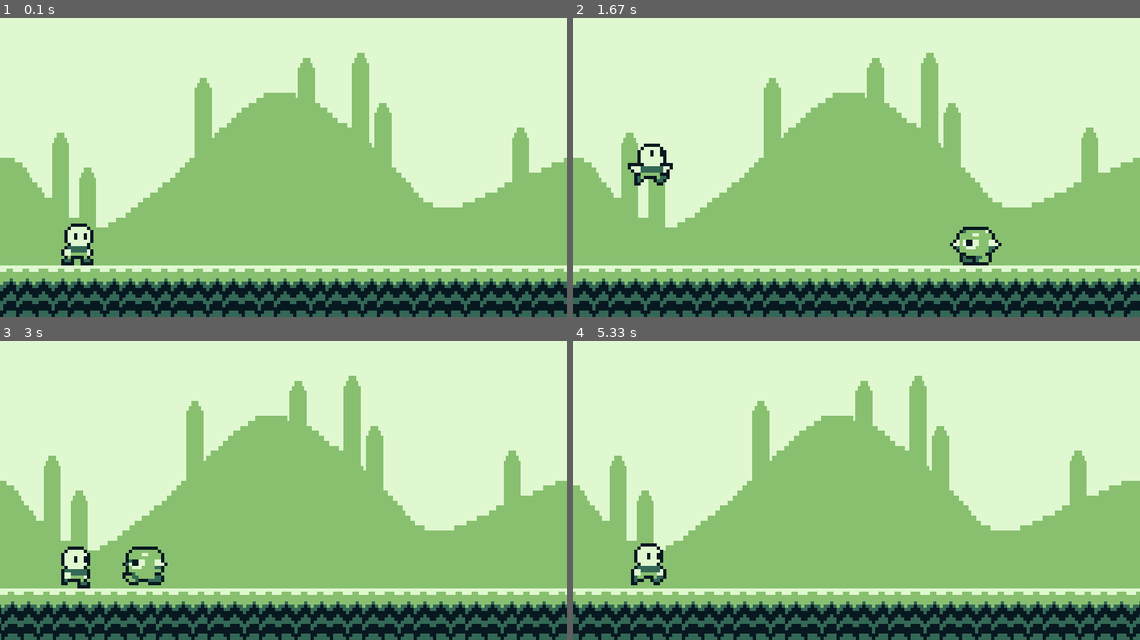
Above: before the commit, frames 1-4 (two rows, left to right).
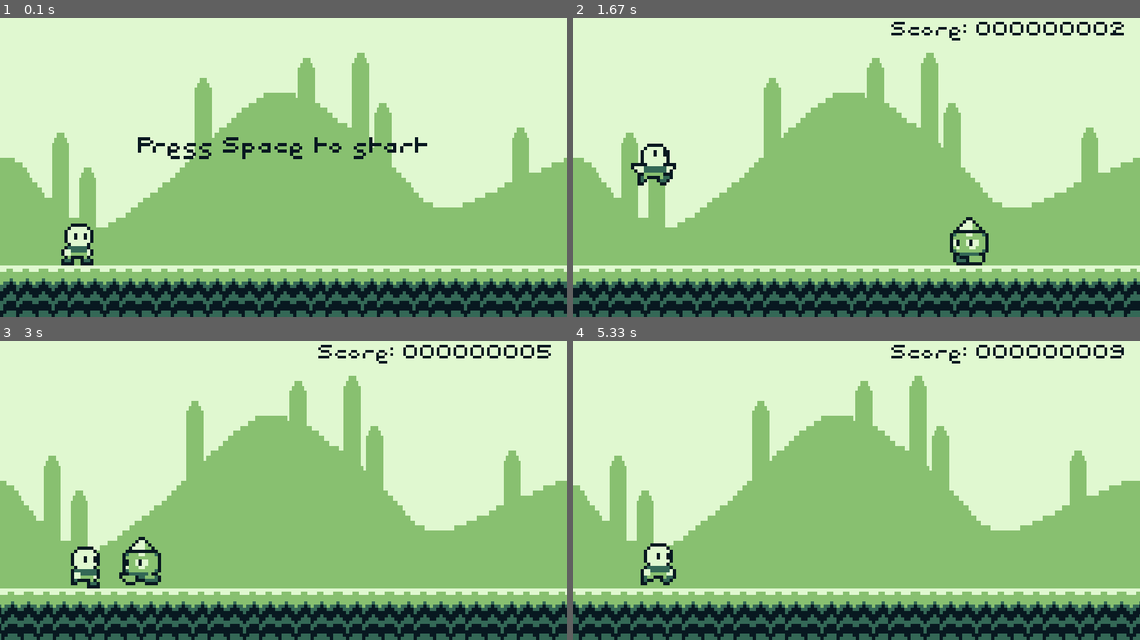
Above: after the commit, the same moments.

Repository: jperelygin/pygame_practice
Game: pygame game, started from beware_the_night/Game.py
Two runs of this game, one before a commit and one after it. Both use one fixed random seed, a clock stepped at 60 frames per second and the inputs below.
Inputs:
- Up to frame 1 (0.1 s): no input
- Up to frame 2 (1.67 s): tap Space at 0.33, 1.23, 1.53 s
- Up to frame 3 (3 s): tap Space at 2.23, 2.53, 2.8 s
- Up to frame 4 (5.33 s): tap Space at 3.13, 3.43, 3.57, 3.97, 4.27, 4.63, 5.03 s

The runs differ from the first frame. In frame 1, 0.9% of the frame differs, in the area x 24-76%, y 39-48%; in frame 2, 1.7%; in frame 3, 1.9%, in the area x 10-98%, y 1-83%; in frame 4, 1.4%.

Commit message:
Beware the night 0.4
Added UI classes. Added 1 new enemy. Added Game states. Added fall mechanics

Diff:
--- a/beware_the_night/Enemy.py
+++ b/beware_the_night/Enemy.py
@@ -18,6 +18,18 @@
                                          conf.INGAME_TILE_SIZE)
 ONEEYE_SPRITE_6 = pygame.transform.scale(get_sprite(conf.sprite_sheet, conf.TILE_SIZE, 3, 5),
                                          conf.INGAME_TILE_SIZE)
+DRILL_SPRITE_1 = pygame.transform.scale(get_sprite(conf.sprite_sheet, conf.TILE_SIZE, 4, 0),
+                                        conf.INGAME_TILE_SIZE)
+DRILL_SPRITE_2 = pygame.transform.scale(get_sprite(conf.sprite_sheet, conf.TILE_SIZE, 4, 1),
+                                        conf.INGAME_TILE_SIZE)
+DRILL_SPRITE_3 = pygame.transform.scale(get_sprite(conf.sprite_sheet, conf.TILE_SIZE, 4, 2),
+                                        conf.INGAME_TILE_SIZE)
+DRILL_SPRITE_4 = pygame.transform.scale(get_sprite(conf.sprite_sheet, conf.TILE_SIZE, 4, 3),
+                                        conf.INGAME_TILE_SIZE)
+DRILL_SPRITE_5 = pygame.transform.scale(get_sprite(conf.sprite_sheet, conf.TILE_SIZE, 4, 4),
+                                        conf.INGAME_TILE_SIZE)
+DRILL_SPRITE_6 = pygame.transform.scale(get_sprite(conf.sprite_sheet, conf.TILE_SIZE, 4, 5),
+                                        conf.INGAME_TILE_SIZE)
 
 
 class Enemy(pygame.sprite.Sprite):
@@ -54,3 +66,10 @@
         self.image_array = [ONEEYE_SPRITE_1, ONEEYE_SPRITE_2, ONEEYE_SPRITE_3,
                             ONEEYE_SPRITE_4, ONEEYE_SPRITE_5, ONEEYE_SPRITE_6]
         super().__init__(self.image_array)
+
+
+class Drill(Enemy):
+    def __init__(self):
+        self.image_array = [DRILL_SPRITE_1, DRILL_SPRITE_2, DRILL_SPRITE_3,
+                            DRILL_SPRITE_4, DRILL_SPRITE_5, DRILL_SPRITE_6]
+        super().__init__(self.image_array)
--- a/beware_the_night/Game.py
+++ b/beware_the_night/Game.py
@@ -5,7 +5,8 @@
 from Player import Player
 from Background import Background
 from Floor import Floor
-from Enemy import Fly, OneEye
+from Enemy import Fly, OneEye, Drill
+from UI import GameState, StartMenu, RunningMenu
 
 DEBUG = False
 
@@ -23,6 +24,7 @@
 
 
     def new_game(self):
+        self.state = GameState()
         # Sprite groups
         self.player = pygame.sprite.GroupSingle()
         self.player_instance = Player()
@@ -32,7 +34,8 @@
         self.floor = pygame.sprite.Group()
         self.floor.add(Floor(0))
         self.enemies = pygame.sprite.Group()
-        self.enemies.add(OneEye())
+        self.enemies.add(Drill())
+        self.ui = pygame.sprite.Group()
         # Reset timers
         pygame.time.set_timer(self.background_move_event, 0)
         pygame.time.set_timer(self.floor_move_event, 0)
@@ -59,6 +62,10 @@
     def update_score(self):
         self.player_instance.score += 1
 
+    def update_ui(self):
+        self.state.next_state()
+        self.ui.empty()
+
     def update(self):
         pygame.display.update()
         self.clock.tick(conf.FPS)
@@ -69,6 +76,15 @@
         self.player.update()
         if self.player_instance.running:
             self.enemies.update()
+        # ui
+        if self.state.get_state() == "START":
+            self.ui.add(StartMenu())
+        if self.state.get_state() == "RUNNING":
+            self.ui.add(RunningMenu())
+            self.ui.update(self.player_instance.score)
+        if self.state.get_state() == "END":
+            pass
+
 
     def check_events(self):
         for event in pygame.event.get():
@@ -82,6 +98,7 @@
                 pygame.time.set_timer(self.floor_move_event, 10)
                 pygame.time.set_timer(self.score_update, 500)
                 self.player_instance.running = True
+                self.update_ui()
             if event.type == self.background_move_event and self.player_instance.running:
                 self.move_background()
             if event.type == self.floor_move_event and self.player_instance.running:
@@ -97,6 +114,7 @@
         self.background.draw(self.screen)
         self.update_floor()
         self.floor.draw(self.screen)
+        self.ui.draw(self.screen)
         self.player.draw(self.screen)
         self.enemies.draw(self.screen)
 
--- a/beware_the_night/Player.py
+++ b/beware_the_night/Player.py
@@ -5,14 +5,14 @@
 
 JUMP_SPRITE = pygame.transform.scale(get_sprite(conf.sprite_sheet, conf.TILE_SIZE, 2, 0),
                                      conf.INGAME_TILE_SIZE)
+FALL_SPRITE = pygame.transform.scale(get_sprite(conf.sprite_sheet, conf.TILE_SIZE, 2, 1),
+                                     conf.INGAME_TILE_SIZE)
 
 IDLE_SPRITE_1 = pygame.transform.scale(get_sprite(conf.sprite_sheet, conf.TILE_SIZE, 0, 0),
                                        conf.INGAME_TILE_SIZE)
 IDLE_SPRITE_2 = pygame.transform.scale(get_sprite(conf.sprite_sheet, conf.TILE_SIZE, 0, 1),
                                        conf.INGAME_TILE_SIZE)
 IDLE_SPRITE_3 = pygame.transform.scale(get_sprite(conf.sprite_sheet, conf.TILE_SIZE, 0, 2),
-                                       conf.INGAME_TILE_SIZE)
-IDLE_SPRITE_4 = pygame.transform.scale(get_sprite(conf.sprite_sheet, conf.TILE_SIZE, 0, 3),
                                        conf.INGAME_TILE_SIZE)
 IDLE_SPRITES = [IDLE_SPRITE_1, IDLE_SPRITE_2, IDLE_SPRITE_3]
 
@@ -35,6 +35,7 @@
         self.running = False
         self.run_sprite = 0
         self.score = 0
+        self.current_position = conf.PLAYER_POSITION
 
     def run(self):
         if self.rect.bottom >= conf.PLAYER_POSITION[1]:
@@ -51,14 +52,24 @@
         self.image = IDLE_SPRITES[int(self.idle_sprite)]
         self.image.set_colorkey(conf.COLOR_TRANSPARENT)
 
+    def jump(self):
+        self.image = JUMP_SPRITE
+        self.image.set_colorkey(conf.COLOR_TRANSPARENT)
+        self.gravity = -20
+
+    def fall(self):
+        self.image = FALL_SPRITE
+        self.image.set_colorkey(conf.COLOR_TRANSPARENT)
+
     def input(self):
         if pygame.key.get_pressed()[pygame.K_SPACE] and self.score > 1:
             if self.running and self.rect.bottom >= conf.PLAYER_POSITION[1]:
-                self.image = JUMP_SPRITE
-                self.image.set_colorkey(conf.COLOR_TRANSPARENT)
-                self.gravity = -20
+                self.jump()
 
     def apply_gravity(self):
+        if self.rect.bottomleft[1] > self.current_position[1]:
+            self.fall()
+        self.current_position = self.rect.bottomleft
         self.gravity += 1
         self.rect.y += self.gravity
         if self.rect.bottom >= conf.PLAYER_POSITION[1]:
--- /dev/null
+++ b/beware_the_night/UI.py
@@ -0,0 +1,35 @@
+import pygame
+import conf
+
+
+class GameState:
+    def __init__(self):
+        self.states = ["START", "RUNNING", "END"]
+        self.state = 0
+
+    def next_state(self):
+        self.state += 1
+        if self.state >= len(self.states):
+            self.state = 0
+
+    def get_state(self):
+        return self.states[self.state]
+
+
+class StartMenu(pygame.sprite.Sprite):
+    def __init__(self):
+        super().__init__()
+        self.font = pygame.font.Font(conf.FONT, conf.START_SCREEN_TEXT_SIZE)
+        self.image = self.font.render(conf.START_SCREEN_TEXT, False, conf.COLOR_BLACK)
+        self.rect = self.image.get_rect(midbottom=conf.START_SCREEN_TEXT_POSITION)
+
+
+class RunningMenu(pygame.sprite.Sprite):
+    def __init__(self):
+        super().__init__()
+        self.font = pygame.font.Font(conf.FONT, conf.SCORE_TEXT_SIZE)
+        self.image = self.font.render(f"Score: 000000000", False, conf.COLOR_BLACK)
+        self.rect = self.image.get_rect(topright=conf.SCORE_TEXT_POSITION)
+
+    def update(self, score):
+        self.image = self.font.render(f"Score: {score:09d}", False, conf.COLOR_BLACK)
--- a/beware_the_night/conf.py
+++ b/beware_the_night/conf.py
@@ -6,6 +6,14 @@
 GAME_TITLE = "Beware the night"
 TILE_SIZE = (16, 16)
 INGAME_TILE_SIZE = (80, 80)
+
+# texts
+FONT = "assets/Pixel.ttf"
+START_SCREEN_TEXT = "Press Space to start"
+START_SCREEN_TEXT_SIZE = 32
+START_SCREEN_TEXT_POSITION = (SCREEN_WIDTH//2, SCREEN_HEIGHT//2)
+SCORE_TEXT_SIZE = 28
+SCORE_TEXT_POSITION = (SCREEN_WIDTH - 20, 20)
 
 # player
 PLAYER_POSITION = (80, 400)
@@ -22,4 +30,4 @@
 
 # sprites
 backgrounds = "assets/backgrounds2.png"
-sprite_sheet = "assets/gameboy_platformer_texture.png"
+sprite_sheet = "assets/gameboy_platformer_texture_closer.png"
Binary file added: beware_the_night/assets/gameboy_platformer_texture_closer.png
Not shown, changed: .gitignore
